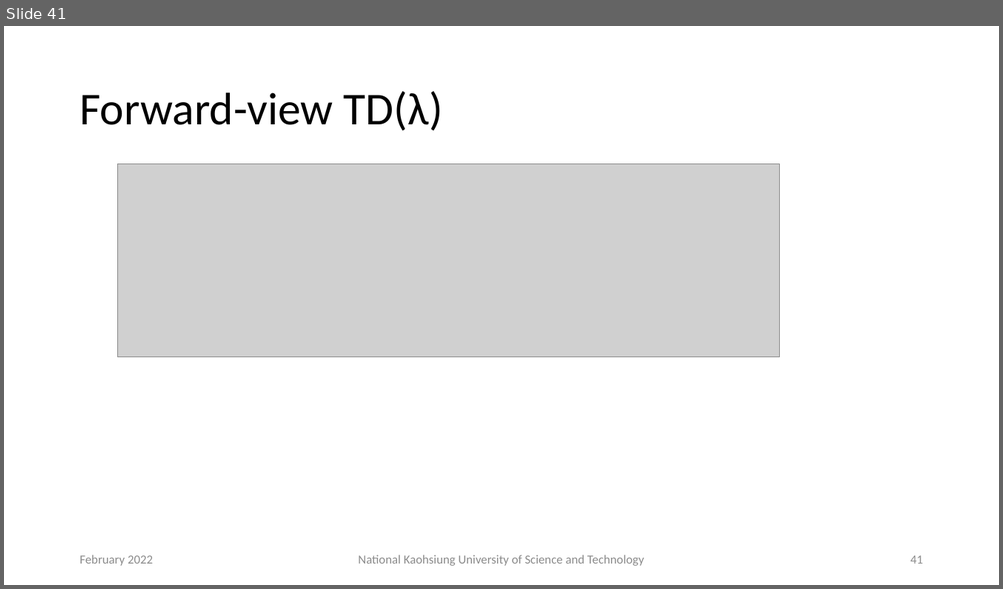
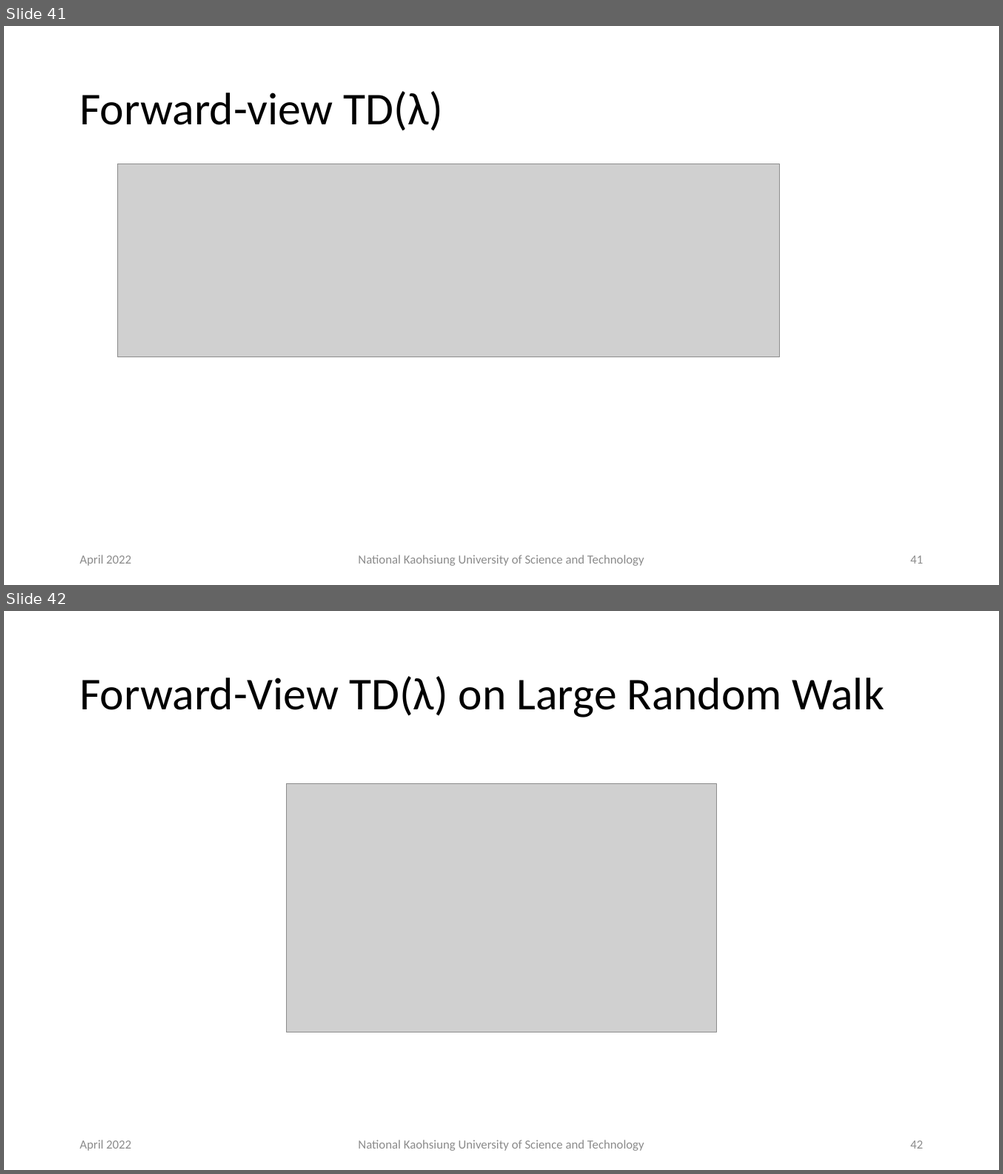
Before and after one commit to chiayisu/chiayisu.github.io, a slide deck: files/course_material/2022_Spring/PPT/Lecture4.pptx. Shown one above the other, each under a label of ours: slide 41 before the commit, slides 41 and 42 after it. The pictures are 1003x589 and 1003x1174 pixels, drawn with LibreOffice and Linux fonts; fonts in the diff are those of the drawing; grey boxes stand for pictures. Boxes give left, top, right and bottom in pixels: in the first picture for what was removed or moved away, otherwise in the second. Text is boxed around its words. In the diff, an @@ line names an element or a change of style, - is before the commit and + after.

```diff
--- a/files/course_material/2022_Spring/PPT/Lecture4.pptx
+++ b/files/course_material/2022_Spring/PPT/Lecture4.pptx
@@ slide 42 added at (4,611,999,1170), background #FFFFFF @@
@@ title added at (79,676,884,718), 44 pt, text #000000 @@
+Forward-View TD(λ) on Large Random Walk
@@ picture added at (286,784,717,1033) @@
@@ text added at (79,1140,131,1151), 12 pt, text #8C8C8C @@
+April 2022
@@ text added at (358,1140,644,1151), 12 pt, text #8C8C8C @@
+National Kaohsiung University of Science and Technology
@@ page number added at (910,1141,922,1149), 12 pt, text #8C8C8C @@
+42
@@ slide 41 changed as well @@
@@ text at (79,555,131,566): text changed @@
-February 2022
+April 2022
```
Also in this commit, not shown: 47 other slides changed.
